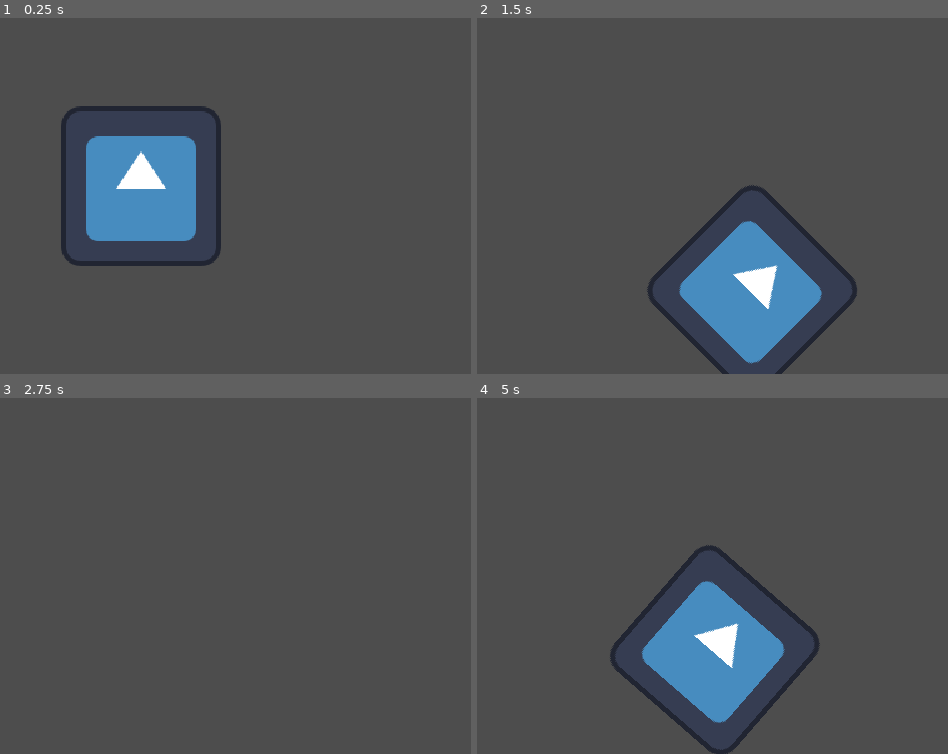
Above: before the commit, frames 1-4 (two rows, left to right).
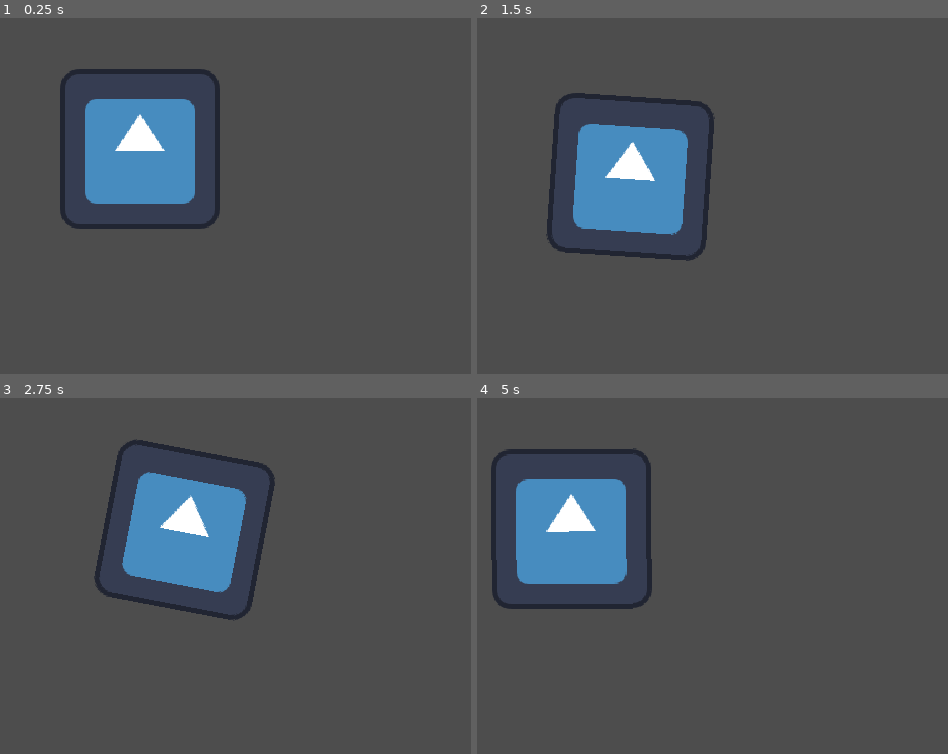
Above: after the commit, the same moments.

Repository: lukeledvina/UnleashTheBeast
Game: Godot game, scene res://Game/game.tscn
Same seed, same stepped clock (60 frames per second), same inputs: the game is played once before the commit and once after it. The engine's default icon, where the game draws it, is replaced by a stand-in: a white triangle on a blue panel in a dark square.
Inputs:
- Up to frame 1 (0.25 s): no input
- Up to frame 2 (1.5 s): tap Enter at 0.5 s; hold D (right) 0.53-1.28 s; hold Space (drift) 0.53-1.28 s; hold S (down) from 1.28 s (still down); tap Space (drift) at 1.35 s
- Up to frame 3 (2.75 s): release S (down) at 2.03 s; hold D (right) from 2.03 s (still down); hold Space (drift) from 2.03 s (still down)
- Up to frame 4 (5 s): release D (right) at 2.78 s; release Space (drift) at 2.78 s; hold W (up) 2.78-3.53 s; tap Space (drift) at 2.85, 4.35 s; hold Space (drift) 3.53-4.28 s; hold A (left) from 3.53 s (still down)

The runs differ from the first frame. In frame 1, 7.8% of the frame differs, in the area x 12-47%, y 14-70%; in frame 2, 17%; in frame 3, 8.6%; in frame 4, 17%, in the area x 2-73%, y 14-100%.

Commit message:
Implement camera following player

Diff:
--- a/Player/player.gd
+++ b/Player/player.gd
@@ -1,6 +1,9 @@
 extends CharacterBody2D
 
+@onready var camera: Camera2D = $Camera2D
+
 const speed: int = 200
+
 
 func _physics_process(delta):
 	var input_direction = Input.get_vector("left", "right", "up", "down")
@@ -11,6 +14,7 @@
 		drift(input_direction.x)
 
 
+
 func drift(direction):
 	rotation_degrees += 1 * direction
 
--- a/Player/player.tscn
+++ b/Player/player.tscn
@@ -12,3 +12,8 @@
 [node name="CollisionShape2D" type="CollisionShape2D" parent="."]
 
 [node name="AnimationPlayer" type="AnimationPlayer" parent="."]
+
+[node name="Camera2D" type="Camera2D" parent="."]
+ignore_rotation = false
+position_smoothing_enabled = true
+rotation_smoothing_enabled = true
